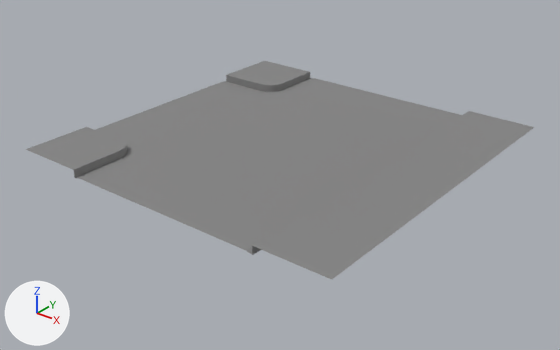
A saved change to the FBX model Assets/Environment/MESH/Modelos_Anderson/Ruas/Cruzamento_T_2x2_Faixas.fbx.
Both versions are drawn from a 50 mm camera at (13.15, -16.83, 9.31) aimed at (0.08, -0.49, -0.82). Arrows for +X, +Y and +Z are at lower left; the lights stay in place.

In view in the first picture: 'Cruzamento_T_2x2_Faixas'.
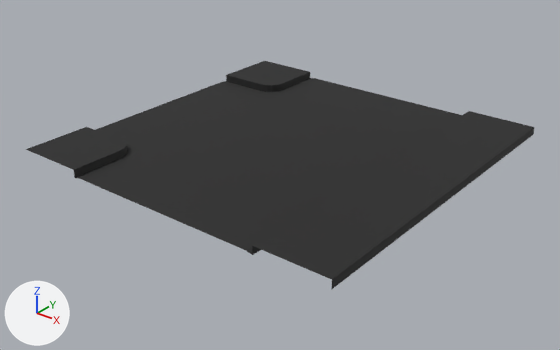
The newer file is also turned or shifted as a whole; pictures and numbers use the older file's frame.

Where the change shows, as pixel boxes (x1, y1, x2, y2) in the pictures (560 x 350 px):
```json
{"object": "Cruzamento_T_2x2_Faixas", "change": "reshaped", "before": [26, 61, 534, 279], "after": [26, 61, 534, 289]}
{"part": 1, "of": "me_plane_003", "change": "added", "after": [332, 128, 534, 289], "on screen": "black"}
{"part": 2, "of": "me_plane_003", "change": "recoloured", "before": [26, 61, 534, 279], "after": [26, 61, 534, 279], "on screen": "grey to black"}
```

The change, as JSON lines over the scene's bpy script:
```json
{"op": "add", "block": "mat_cruzamento_t_2x2_faixas", "code": ["mat_cruzamento_t_2x2_faixas = principled_material('Cruzamento_T_2x2_Faixas')", "mat_cruzamento_t_2x2_faixas.base_color = (0.016, 0.016, 0.016)  # black #222222", "mat_cruzamento_t_2x2_faixas.roughness = 0.8"]}
{"block": "me_plane_003", "where": "# used by ob_cruzamento_t_2x2_faixas; location = (0.0, 0.0, 0.0)"}
{"block": "me_plane_003", "where": "# verts and faces of me_plane_003; kept vertices keep their numbers, new ones are numbered from 72"}
{"block": "me_plane_003", "where": "# before: 15 (5.4, 5.4, 0.2) at pixel (534, 127), 30 (5.4, -5.4, 0.2) at pixel (331, 279)"}
{"op": "remove", "block": "me_plane_003", "code": "me_plane_003.from_pydata(...)  # 72 vertices, 47 faces; spans x -5.4..5.4, y -5.4..5.4, z -0.05..0.2"}
{"op": "add", "block": "me_plane_003", "code": "me_plane_003.from_pydata(...)  # 74 vertices, 48 faces; spans x -5.4..5.4, y -5.4..5.4, z -0.05..0.2"}
{"block": "me_plane_003", "change": "me_plane_003 part 1"}
{"op": "add", "block": "me_plane_003", "code": "verts[72] = (5.4, 5.4, -0.05)  # pixel (533, 134)"}
{"op": "add", "block": "me_plane_003", "code": "verts[73] = (5.4, -5.4, -0.05)  # pixel (331, 289)"}
{"op": "add", "block": "me_plane_003", "code": "faces += [(15, 30, 73, 72)]"}
{"block": "me_plane_003", "change": "me_plane_003 part 2: 47 faces spanning x -5.4..5.4, y -5.4..5.4, z -0.05..0.2 switch from mat_estrada (grey #858585) to mat_cruzamento_t_2x2_faixas (black #222222)"}
```
